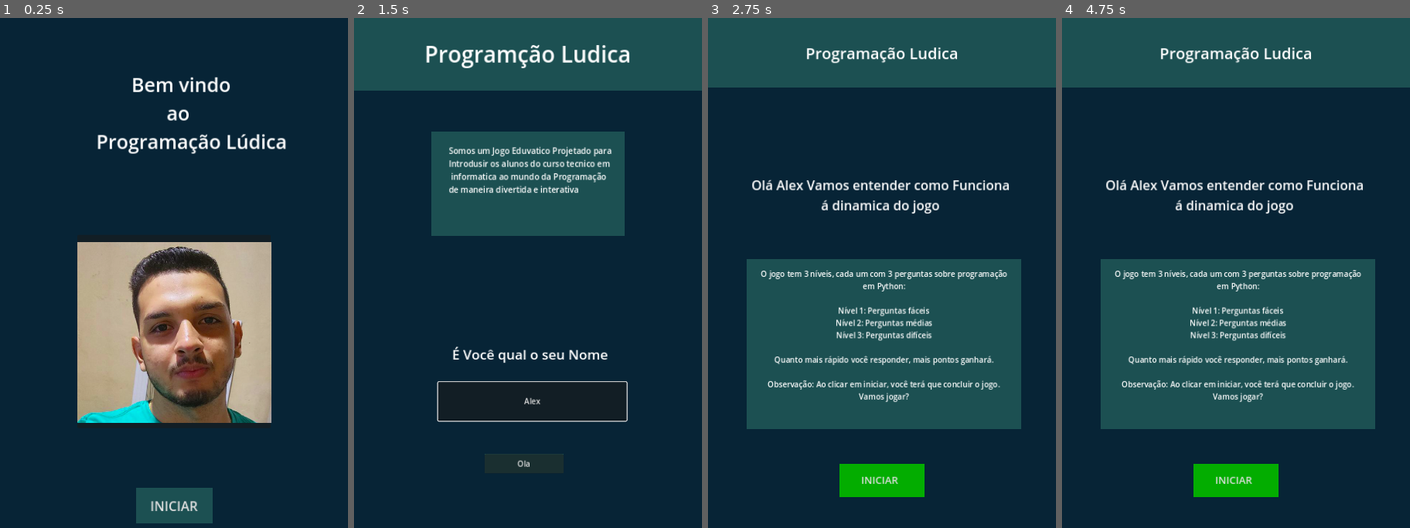
Above: before the commit, frames 1-4 (left to right).
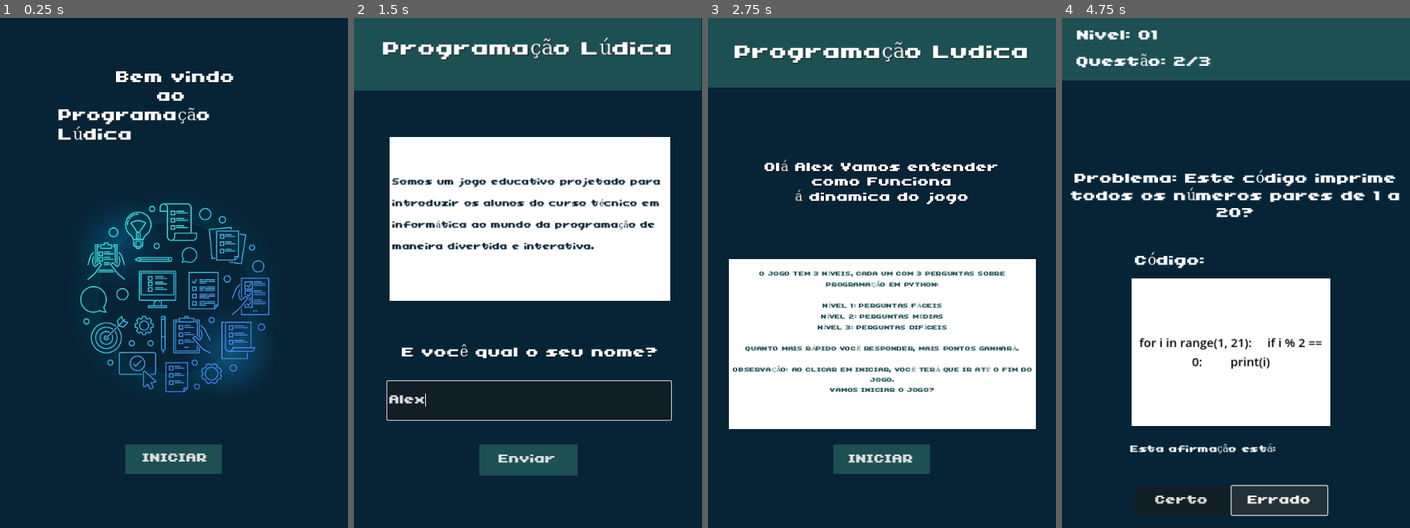
Above: after the commit, the same moments.

Repository: janielcarneiro/programacao-ludica
Game: Godot game, scene res://scenes/Main.tscn
The game is run twice, just before and just after one commit, with the same random seed, the same clock (stepped at 60 frames per second) and the same inputs.
Inputs (mouse positions are in pixels of both pictures, inside the frame that each line leads up to):
- Up to frame 1 (0.25 s): no input
- Up to frame 2 (1.5 s): click "INICIAR" at 0.5 s; click (531, 400) at 1.27 s; type "Alex" at 1.35 s
- Up to frame 3 (2.75 s): click "Ola" (after the commit: "Enviar") at 2 s
- Up to frame 4 (4.75 s): click "INICIAR" at 2.75 s; click (1180, 502) at 3.5 s, where only the run after the commit has a clickable "Certo"; click (1277, 502) at 4.25 s, where only the run after the commit has a clickable "Errado"

The runs differ from the first frame. In frame 1, 27% of the frame differs, in the area x 16-83%, y 10-100%; in frame 2, 32%; in frame 3, 36%, in the area x 6-95%, y 4-94%; in frame 4, 36%.

Commit message:
Alteracoes de design feitas

Diff:
--- a/scenes/Main.tscn
+++ b/scenes/Main.tscn
@@ -1,7 +1,8 @@
-[gd_scene load_steps=5 format=3 uid="uid://df1ahxmgj37y2"]
+[gd_scene load_steps=6 format=3 uid="uid://df1ahxmgj37y2"]
 
 [ext_resource type="Script" path="res://scripts/TelaInicial.gd" id="1_jhv75"]
 [ext_resource type="Resource" uid="uid://cmgr2p7euw6s2" path="res://resources/varied/theme/Tema_Variado.tres" id="2_fa0kv"]
+[ext_resource type="FontFile" uid="uid://brydv46tk0fd3" path="res://resources/Fonts/04B_11__.TTF" id="3_1c0l5"]
 [ext_resource type="AudioStream" uid="uid://dxgc5ufxgd86p" path="res://sounds/correct.ogg" id="3_rj8xm"]
 [ext_resource type="AudioStream" uid="uid://b10krkw44jqlx" path="res://sounds/incorrect.ogg" id="4_0f32i"]
 
@@ -35,41 +36,52 @@
 
 [node name="Label" type="Label" parent="Control/VBoxContainer/ColorRect"]
 layout_mode = 1
-anchors_preset = 5
-anchor_left = 0.5
-anchor_right = 0.5
-offset_left = -244.0
-offset_top = 110.0
-offset_right = 241.0
-offset_bottom = 329.0
-grow_horizontal = 2
-theme_override_font_sizes/font_size = 40
-text = "               Bem vindo
-                      ao
-        Programação Lúdica"
+anchors_preset = -1
+anchor_left = 0.164
+anchor_top = 0.147
+anchor_right = 0.837
+anchor_bottom = 0.288
+offset_left = 2.92
+offset_top = -146.806
+offset_right = 3.35999
+offset_bottom = -44.824
+grow_horizontal = 2
+theme_override_colors/font_color = Color(0.996078, 1, 1, 1)
+theme_override_colors/font_shadow_color = Color(0, 0, 0, 1)
+theme_override_fonts/font = ExtResource("3_1c0l5")
+theme_override_font_sizes/font_size = 34
+text = "       Bem vindo
+            ao
+Programação Lúdica"
+vertical_alignment = 1
+autowrap_mode = 2
 
 [node name="Panel" type="Panel" parent="Control/VBoxContainer/ColorRect"]
 custom_minimum_size = Vector2(400, 400)
 layout_mode = 1
-anchors_preset = 8
-anchor_left = 0.5
-anchor_top = 0.5
-anchor_right = 0.5
-anchor_bottom = 0.5
-offset_left = -200.0
-offset_top = -200.0
-offset_right = 200.0
-offset_bottom = 200.0
+anchors_preset = -1
+anchor_left = 0.5
+anchor_top = 0.446
+anchor_right = 0.502
+anchor_bottom = 0.446
+offset_left = -244.0
+offset_top = -243.908
+offset_right = 245.56
+offset_bottom = 245.092
 grow_horizontal = 2
 grow_vertical = 2
 
 [node name="TextureRect" type="TextureRect" parent="Control/VBoxContainer/ColorRect/Panel"]
 layout_mode = 1
-anchors_preset = 15
-anchor_right = 1.0
-anchor_bottom = 1.0
-offset_right = 2.0
-offset_bottom = 4.0
+anchors_preset = -1
+anchor_left = 0.5
+anchor_top = 0.5
+anchor_right = 1.016
+anchor_bottom = 1.0
+offset_left = -253.5
+offset_top = -250.5
+offset_right = 0.143982
+offset_bottom = 6.0
 grow_horizontal = 2
 grow_vertical = 2
 expand_mode = 1
@@ -83,10 +95,10 @@
 anchor_top = 0.969
 anchor_right = 0.5
 anchor_bottom = 1.0
-offset_left = -78.0
-offset_top = -284.32
-offset_right = 80.0
-offset_bottom = -250.0
+offset_left = -101.0
+offset_top = -373.762
+offset_right = 99.0
+offset_bottom = -354.0
 grow_horizontal = 2
 grow_vertical = 0
 
@@ -97,12 +109,18 @@
 
 [node name="Button" type="Button" parent="Control/VBoxContainer/ColorRect/VBoxContainer/ColorRect"]
 layout_mode = 1
-anchors_preset = 15
-anchor_right = 1.0
-anchor_bottom = 1.0
-grow_horizontal = 2
-grow_vertical = 2
-theme_override_font_sizes/font_size = 27
+anchors_preset = -1
+anchor_top = -5.9
+anchor_right = 0.52
+anchor_bottom = -3.1
+offset_left = 4.0
+offset_top = 352.0
+offset_right = 100.0
+offset_bottom = 244.0
+grow_horizontal = 2
+grow_vertical = 2
+theme_override_fonts/font = ExtResource("3_1c0l5")
+theme_override_font_sizes/font_size = 25
 text = "INICIAR"
 flat = true
 
@@ -118,101 +136,117 @@
 [node name="ColorRect" type="ColorRect" parent="Control/ColorRect"]
 custom_minimum_size = Vector2(0, 150)
 layout_mode = 1
-anchors_preset = 10
-anchor_right = 1.0
+anchors_preset = -1
+anchor_right = 0.997222
+anchor_bottom = 0.115562
 grow_horizontal = 2
 color = Color(0.109804, 0.313726, 0.321569, 1)
 metadata/_edit_use_anchors_ = true
 
 [node name="Label" type="Label" parent="Control/ColorRect/ColorRect"]
 layout_mode = 1
-anchors_preset = 8
-anchor_left = 0.5
-anchor_top = 0.5
-anchor_right = 0.5
-anchor_bottom = 0.5
-offset_left = -147.0
-offset_top = -21.0
-offset_right = 147.0
-offset_bottom = 21.0
-grow_horizontal = 2
-grow_vertical = 2
-theme_override_font_sizes/font_size = 46
-text = "Programção Ludica"
+anchors_preset = -1
+anchor_left = 0.5
+anchor_top = 0.533
+anchor_right = 0.5
+anchor_bottom = 0.533
+offset_left = -294.0
+offset_top = -37.95
+offset_right = 298.0
+offset_bottom = 31.05
+grow_horizontal = 2
+grow_vertical = 2
+theme_override_colors/font_shadow_color = Color(0, 0, 0, 1)
+theme_override_constants/line_spacing = 0
+theme_override_fonts/font = ExtResource("3_1c0l5")
+theme_override_font_sizes/font_size = 42
+text = "Programação Lúdica"
 
 [node name="LineEdit" type="LineEdit" parent="Control/ColorRect"]
 custom_minimum_size = Vector2(200, 80)
 layout_mode = 1
-anchors_preset = 7
-anchor_left = 0.5
-anchor_top = 1.0
-anchor_right = 0.5
-anchor_bottom = 1.0
-offset_left = -186.0
-offset_top = -544.0
-offset_right = 204.0
-offset_bottom = -464.0
+anchors_preset = -1
+anchor_left = 0.096
+anchor_top = 0.5
+anchor_right = 0.91
+anchor_bottom = 1.0
+offset_left = -0.120003
+offset_top = 103.0
+offset_right = 0.799988
+offset_bottom = -466.0
 grow_horizontal = 2
 grow_vertical = 0
-placeholder_text = "escreva seu nome"
-alignment = 1
+theme_override_colors/font_placeholder_color = Color(1, 1, 0.988235, 1)
+theme_override_fonts/font = ExtResource("3_1c0l5")
+theme_override_font_sizes/font_size = 25
+placeholder_text = "Digite seu nome aqui..."
 
 [node name="Label" type="Label" parent="Control/ColorRect"]
 layout_mode = 1
-anchors_preset = 8
-anchor_left = 0.5
-anchor_top = 0.5
-anchor_right = 0.5
+anchors_preset = -1
+anchor_left = 0.5
+anchor_top = 0.5
+anchor_right = 0.506
 anchor_bottom = 0.5
 offset_left = -156.0
 offset_top = 27.0
-offset_right = 165.0
+offset_right = 160.68
 offset_bottom = 66.0
 grow_horizontal = 2
 grow_vertical = 2
-theme_override_font_sizes/font_size = 28
-text = "É Você qual o seu Nome"
+theme_override_colors/font_shadow_color = Color(0, 0, 0, 1)
+theme_override_fonts/font = ExtResource("3_1c0l5")
+theme_override_font_sizes/font_size = 30
+text = "E você qual o seu nome?"
 
 [node name="ColorRect2" type="ColorRect" parent="Control/ColorRect"]
 layout_mode = 1
-anchors_preset = 8
-anchor_left = 0.5
-anchor_top = 0.5
-anchor_right = 0.5
-anchor_bottom = 0.5
-offset_left = -200.0
-offset_top = -413.0
-offset_right = 200.0
-offset_bottom = -197.0
-grow_horizontal = 2
-grow_vertical = 2
-color = Color(0.109804, 0.313726, 0.321569, 1)
+anchors_preset = -1
+anchor_left = 0.09
+anchor_top = 0.5
+anchor_right = 0.908
+anchor_bottom = 0.5
+offset_left = 8.2
+offset_top = -403.0
+offset_right = 0.23999
+offset_bottom = -64.0
+grow_horizontal = 2
+grow_vertical = 2
+color = Color(100, 100, 100, 1)
 
 [node name="Label" type="Label" parent="Control/ColorRect/ColorRect2"]
 layout_mode = 1
 anchors_preset = 15
 anchor_right = 1.0
 anchor_bottom = 1.0
-grow_horizontal = 2
-grow_vertical = 2
-theme_override_font_sizes/font_size = 17
+offset_left = -3.0
+offset_top = -5.0
+offset_right = -1.0
+grow_horizontal = 2
+grow_vertical = 2
+theme_override_colors/font_color = Color(0.027451, 0.141176, 0.211765, 1)
+theme_override_constants/line_spacing = 25
+theme_override_fonts/font = ExtResource("3_1c0l5")
+theme_override_font_sizes/font_size = 18
 text = "
-        Somos um Jogo Eduvatico Projetado para
-        Introdusir os alunos do curso tecnico em
-         informatica ao mundo da Programação
-        de maneira divertida e interativa"
+
+ Somos um jogo educativo projetado para
+ introduzir os alunos do curso técnico em
+ informática ao mundo da programação de
+ maneira divertida e interativa."
 
 [node name="ColorRect3" type="ColorRect" parent="Control/ColorRect"]
+custom_minimum_size = Vector2(200, 0)
 layout_mode = 1
 anchors_preset = -1
 anchor_left = 0.489
-anchor_top = 0.711
+anchor_top = 0.702
 anchor_right = 0.489
 anchor_bottom = 0.711
-offset_left = -82.08
-offset_top = -19.8781
-offset_right = 81.92
-offset_bottom = 20.1219
+offset_left = -93.08
+offset_top = -27.196
+offset_right = 110.92
+offset_bottom = 24.1219
 grow_horizontal = 2
 grow_vertical = 2
 color = Color(0.109804, 0.313726, 0.321569, 1)
@@ -222,9 +256,14 @@
 anchors_preset = 15
 anchor_right = 1.0
 anchor_bottom = 1.0
-grow_horizontal = 2
-grow_vertical = 2
-text = "Ola"
+offset_right = -4.0
+offset_bottom = -3.0
+grow_horizontal = 2
+grow_vertical = 2
+theme_override_fonts/font = ExtResource("3_1c0l5")
+theme_override_font_sizes/font_size = 25
+text = "Enviar"
+flat = true
 
 [node name="Tela_Informacao" type="ColorRect" parent="Control"]
 layout_mode = 1
@@ -237,12 +276,14 @@
 
 [node name="Label" type="Label" parent="Control/Tela_Informacao"]
 layout_mode = 0
-offset_left = 80.0
-offset_top = 286.0
-offset_right = 635.0
-offset_bottom = 447.0
+offset_left = 83.0
+offset_top = 260.0
+offset_right = 638.0
+offset_bottom = 421.0
+theme_override_colors/font_shadow_color = Color(0, 0, 0, 1)
+theme_override_fonts/font = ExtResource("3_1c0l5")
 theme_override_font_sizes/font_size = 27
-text = "MEO OVO E GRANDE "
+text = "Abaixo eu te explico como funciona a dinâmica do jogo"
 horizontal_alignment = 1
 vertical_alignment = 1
 autowrap_mode = 2
@@ -268,7 +309,9 @@
 offset_bottom = 11.5
 grow_horizontal = 2
 grow_vertical = 2
-theme_override_font_sizes/font_size = 32
+theme_override_colors/font_shadow_color = Color(0, 0, 0, 1)
+theme_override_fonts/font = ExtResource("3_1c0l5")
+theme_override_font_sizes/font_size = 42
 text = "Programação Ludica"
 
 [node name="ColorRect2" type="ColorRect" parent="Control/Tela_Informacao"]
@@ -277,26 +320,29 @@
 anchor_top = 0.5
 anchor_right = 1.0
 anchor_bottom = 0.5
-offset_left = 80.0
+offset_left = 43.0
 offset_top = -150.0
-offset_right = -72.0
+offset_right = -41.0
 offset_bottom = 202.0
 grow_horizontal = 2
 grow_vertical = 2
-color = Color(0.109804, 0.313726, 0.321569, 1)
 
 [node name="Label" type="Label" parent="Control/Tela_Informacao/ColorRect2"]
 layout_mode = 1
-anchors_preset = 15
-anchor_right = 1.0
-anchor_bottom = 1.0
-offset_top = -6.0
-grow_horizontal = 2
-grow_vertical = 2
-theme_override_font_sizes/font_size = 16
+anchors_preset = -1
+anchor_top = 0.443
+anchor_right = 0.5
+anchor_bottom = 1.0
+offset_top = -153.936
+offset_right = 318.0
+grow_horizontal = 2
+grow_vertical = 2
+theme_override_colors/font_color = Color(0.109804, 0.313726, 0.321569, 1)
+theme_override_constants/line_spacing = 8
+theme_override_fonts/font = ExtResource("3_1c0l5")
+theme_override_font_sizes/font_size = 13
 text = "
-O jogo tem 3 níveis, cada um com 3 perguntas sobre programação
-em Python:
+O jogo tem 3 níveis, cada um com 3 perguntas sobre programação em Python:
 
 Nível 1: Perguntas fáceis
 Nível 2: Perguntas médias
@@ -304,9 +350,11 @@
 
 Quanto mais rápido você responder, mais pontos ganhará.
 
-Observação: Ao clicar em iniciar, você terá que concluir o jogo.
-Vamos jogar?"
+Observação: Ao clicar em iniciar, você terá que ir até o fim do jogo.
+Vamos iniciar o jogo?"
 horizontal_alignment = 1
+autowrap_mode = 3
+uppercase = true
 
 [node name="ColorRect3" type="ColorRect" parent="Control/Tela_Informacao"]
 layout_mode = 1
@@ -315,27 +363,23 @@
 anchor_top = 1.0
 anchor_right = 0.5
 anchor_bottom = 1.0
-offset_left = -88.0
-offset_top = -374.0
-offset_right = 88.0
-offset_bottom = -306.0
+offset_left = -101.0
+offset_top = -414.0
+offset_right = 99.0
+offset_bottom = -354.0
 grow_horizontal = 2
 grow_vertical = 0
-color = Color(0.0117647, 0.678431, 0, 1)
+color = Color(0.109804, 0.313726, 0.321569, 1)
 
 [node name="Button" type="Button" parent="Control/Tela_Informacao/ColorRect3"]
 layout_mode = 1
-anchors_preset = 14
-anchor_top = 0.5
-anchor_right = 1.0
-anchor_bottom = 0.5
-offset_left = -4.0
-offset_top = -31.0
-offset_right = -4.0
-offset_bottom = 29.0
-grow_horizontal = 2
-grow_vertical = 2
-theme_override_font_sizes/font_size = 21
+anchors_preset = 15
+anchor_right = 1.0
+anchor_bottom = 1.0
+grow_horizontal = 2
+grow_vertical = 2
+theme_override_fonts/font = ExtResource("3_1c0l5")
+theme_override_font_sizes/font_size = 25
 text = "INICIAR"
 flat = true
 
@@ -361,18 +405,25 @@
 anchors_preset = 4
 anchor_top = 0.5
 anchor_bottom = 0.5
-offset_top = -18.5
-offset_right = 166.0
-offset_bottom = 18.5
-grow_vertical = 2
-theme_override_font_sizes/font_size = 27
+offset_left = 30.0
+offset_top = 8.5
+offset_right = 196.0
+offset_bottom = 45.5
+grow_vertical = 2
+theme_override_constants/line_spacing = 0
+theme_override_fonts/font = ExtResource("3_1c0l5")
+theme_override_font_sizes/font_size = 30
 text = "Questão: 1/3"
 
 [node name="Label" type="Label" parent="Control/Jogo/ColorRect"]
 layout_mode = 1
-offset_right = 111.0
-offset_bottom = 37.0
-theme_override_font_sizes/font_size = 27
+offset_left = 31.0
+offset_top = 21.0
+offset_right = 142.0
+offset_bottom = 58.0
+theme_override_constants/line_spacing = 0
+theme_override_fonts/font = ExtResource("3_1c0l5")
+theme_override_font_sizes/font_size = 30
 text = "Nivel: 01"
 
 [node name="Label" type="Label" parent="Control/Jogo"]
@@ -385,10 +436,11 @@
 offset_bottom = -252.0
 grow_horizontal = 2
 grow_vertical = 2
-theme_override_font_sizes/font_size = 25
+theme_override_fonts/font = ExtResource("3_1c0l5")
+theme_override_font_sizes/font_size = 30
 text = "Problema: Este código imprime os números de 1 a 10?"
 horizontal_alignment = 1
-autowrap_mode = 2
+autowrap_mode = 3
 
 [node name="Label2" type="Label" parent="Control/Jogo"]
 layout_mode = 1
@@ -396,29 +448,31 @@
 anchor_top = 0.5
 anchor_right = 1.0
 anchor_bottom = 0.5
-offset_top = -173.0
-offset_bottom = -123.0
-grow_horizontal = 2
-grow_vertical = 2
-theme_override_font_sizes/font_size = 36
-text = "               Código:"
-horizontal_alignment = 3
+offset_left = 146.0
+offset_top = -163.0
+offset_right = -418.0
+offset_bottom = -113.0
+grow_horizontal = 2
+grow_vertical = 2
+theme_override_fonts/font = ExtResource("3_1c0l5")
+theme_override_font_sizes/font_size = 30
+text = "Código:"
+horizontal_alignment = 1
 justification_flags = 35
 
 [node name="ColorRect2" type="ColorRect" parent="Control/Jogo"]
 layout_mode = 1
-anchors_preset = 8
-anchor_left = 0.5
-anchor_top = 0.5
-anchor_right = 0.5
-anchor_bottom = 0.5
-offset_left = -216.0
+anchors_preset = -1
+anchor_left = 0.486
+anchor_top = 0.5
+anchor_right = 0.5
+anchor_bottom = 0.533
+offset_left = -205.92
 offset_top = -110.0
 offset_right = 196.0
-offset_bottom = 196.0
-grow_horizontal = 2
-grow_vertical = 2
-color = Color(0.109804, 0.313726, 0.321569, 1)
+offset_bottom = 153.166
+grow_horizontal = 2
+grow_vertical = 2
 
 [node name="TextureRect" type="TextureRect" parent="Control/Jogo/ColorRect2"]
 layout_mode = 0
@@ -429,11 +483,13 @@
 
 [node name="Label" type="Label" parent="Control/Jogo/ColorRect2/TextureRect"]
 layout_mode = 1
-anchors_preset = 15
-anchor_right = 1.0
-anchor_bottom = 1.0
-grow_horizontal = 2
-grow_vertical = 2
+anchors_preset = -1
+anchor_right = 0.5
+anchor_bottom = 1.0
+offset_right = 202.0
+grow_horizontal = 2
+grow_vertical = 2
+theme_override_colors/font_color = Color(0, 0, 0, 1)
 theme_override_font_sizes/font_size = 25
 text = "for i in range(1, 11):
      print(i)"
@@ -448,35 +504,36 @@
 anchor_top = 1.0
 anchor_right = 0.5
 anchor_bottom = 1.0
-offset_left = -216.0
+offset_left = -216.5
 offset_top = -416.0
-offset_right = -15.0
+offset_right = 81.5
 offset_bottom = -386.0
 grow_horizontal = 2
 grow_vertical = 0
-theme_override_font_sizes/font_size = 21
+theme_override_fonts/font = ExtResource("3_1c0l5")
+theme_override_font_sizes/font_size = 20
 text = "Esta afirmação está:"
 
-[node name="VBoxContainer" type="VBoxContainer" parent="Control/Jogo"]
-layout_mode = 1
-anchors_preset = 7
-anchor_left = 0.5
-anchor_top = 1.0
-anchor_right = 0.5
-anchor_bottom = 1.0
-offset_left = -200.0
-offset_top = -344.0
-offset_right = 200.0
-offset_bottom = -242.0
-grow_horizontal = 2
-grow_vertical = 0
-
-[node name="Button" type="Button" parent="Control/Jogo/VBoxContainer"]
+[node name="HBoxContainer" type="HBoxContainer" parent="Control/Jogo"]
 layout_mode = 2
+offset_left = 149.0
+offset_top = 969.0
+offset_right = 549.0
+offset_bottom = 1029.0
+alignment = 1
+
+[node name="Button" type="Button" parent="Control/Jogo/HBoxContainer"]
+layout_mode = 2
+size_flags_horizontal = 3
+theme_override_fonts/font = ExtResource("3_1c0l5")
+theme_override_font_sizes/font_size = 25
 text = "Certo"
 
-[node name="Button2" type="Button" parent="Control/Jogo/VBoxContainer"]
+[node name="Button2" type="Button" parent="Control/Jogo/HBoxContainer"]
 layout_mode = 2
+size_flags_horizontal = 3
+theme_override_fonts/font = ExtResource("3_1c0l5")
+theme_override_font_sizes/font_size = 25
 text = "Errado"
 
 [node name="Game_Over" type="ColorRect" parent="Control"]
@@ -490,34 +547,37 @@
 
 [node name="Desc" type="Label" parent="Control/Game_Over"]
 layout_mode = 1
+anchors_preset = -1
+anchor_left = 0.507
+anchor_top = 0.5
+anchor_right = 0.507
+anchor_bottom = 0.5
+offset_left = -354.04
+offset_top = -61.0
+offset_right = 343.96
+offset_bottom = 41.0
+grow_horizontal = 2
+grow_vertical = 2
+theme_override_fonts/font = ExtResource("3_1c0l5")
+theme_override_font_sizes/font_size = 32
+text = "Você Acertou:"
+autowrap_mode = 3
+
+[node name="Score" type="Label" parent="Control/Game_Over"]
+layout_mode = 1
 anchors_preset = 8
 anchor_left = 0.5
 anchor_top = 0.5
 anchor_right = 0.5
 anchor_bottom = 0.5
-offset_left = -129.0
-offset_top = -27.0
-offset_right = 129.0
-offset_bottom = 27.0
-grow_horizontal = 2
-grow_vertical = 2
-theme_override_font_sizes/font_size = 39
-text = "Você Acertou:"
-
-[node name="Score" type="Label" parent="Control/Game_Over"]
-layout_mode = 1
-anchors_preset = 8
-anchor_left = 0.5
-anchor_top = 0.5
-anchor_right = 0.5
-anchor_bottom = 0.5
-offset_left = -49.0
-offset_top = 86.0
-offset_right = 29.0
-offset_bottom = 155.0
-grow_horizontal = 2
-grow_vertical = 2
-theme_override_font_sizes/font_size = 50
+offset_left = -70.0
+offset_top = 44.0
+offset_right = 74.0
+offset_bottom = 113.0
+grow_horizontal = 2
+grow_vertical = 2
+theme_override_fonts/font = ExtResource("3_1c0l5")
+theme_override_font_sizes/font_size = 55
 text = "0/0"
 
 [node name="Correto" type="AudioStreamPlayer" parent="."]
--- a/scripts/TelaInicial.gd
+++ b/scripts/TelaInicial.gd
@@ -28,9 +28,12 @@
 
 @onready var Game_Over: ColorRect = $Control/Game_Over
 @onready var descFinal: Label = $Control/Game_Over/Desc
+
+
+
 func _ready():
 	correct = 0
-	var img_texture = preload("res://imgs/Nilsin.png")
+	var img_texture = preload("res://imgs/TelaInicial.jpg")
 	texture_rect.texture = img_texture
 	Tela_Pegar_Nome.hide()
 	Tela_Informacao.hide()
@@ -38,7 +41,7 @@
 	Game_Over.hide()
 
 	#Adicionar botão dentro do vetor
-	for button in $Control/Jogo/VBoxContainer.get_children():
+	for button in $Control/Jogo/HBoxContainer.get_children():
 		buttons.append(button)
 	load_quiz()
 
Binary file added: imgs/TelaInicial.jpg
Not shown, added: imgs/TelaInicial.jpg.import
Binary file added: resources/Fonts/04B_11__.TTF
Not shown, added: resources/Fonts/04B_11__.TTF.import
